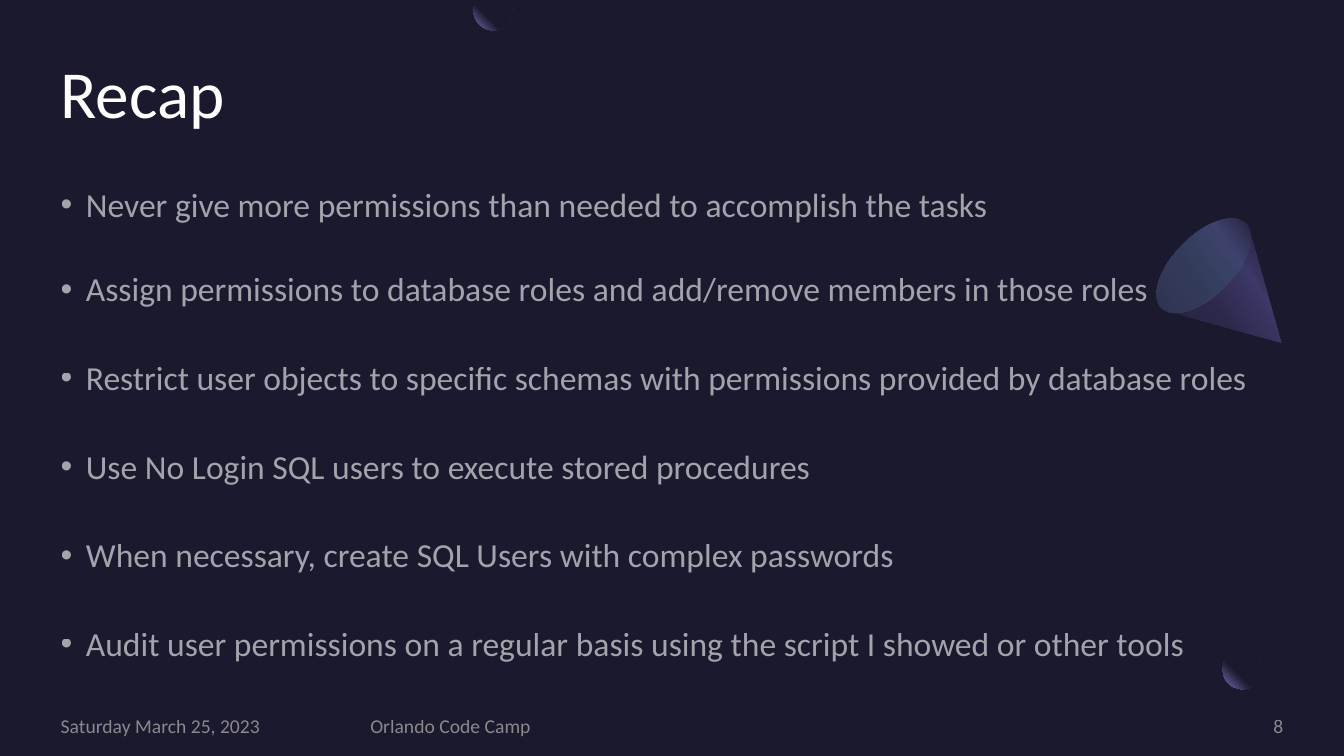
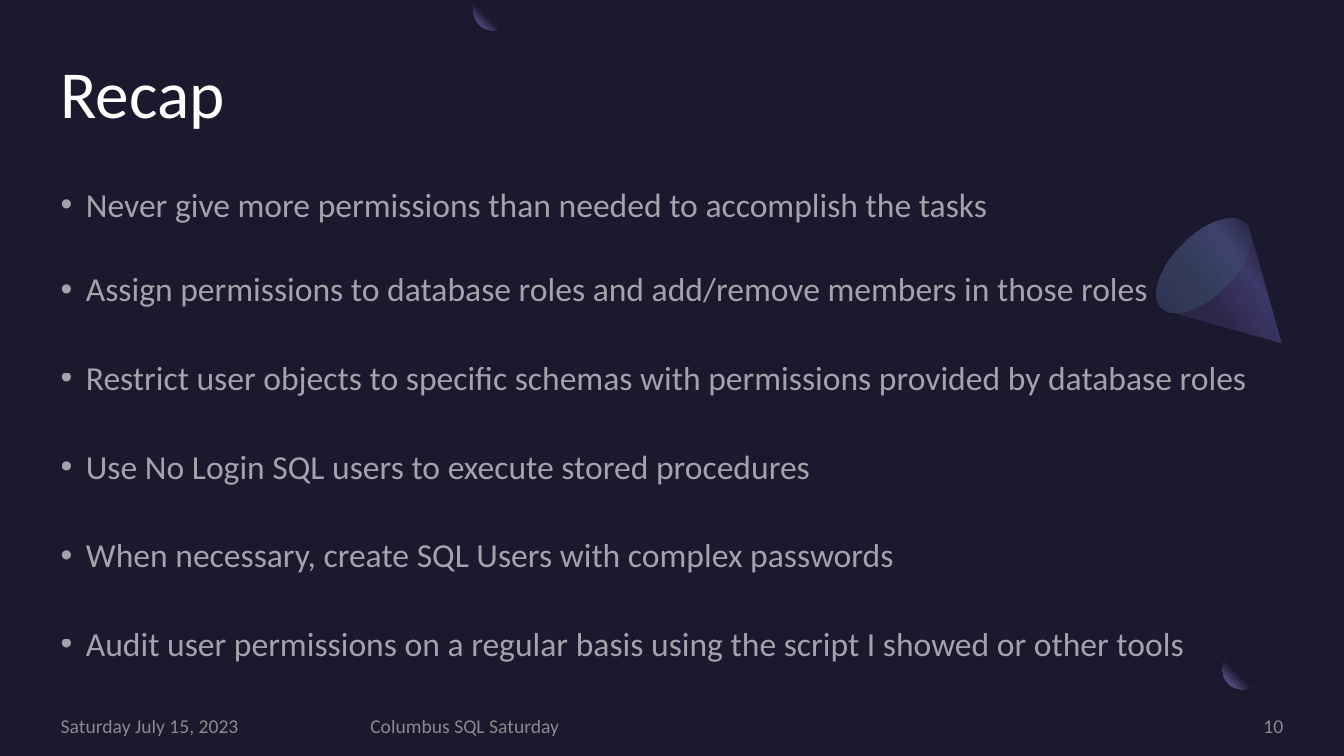
Before and after one commit to JoeKunk/SQL-Server-Security, a slide deck: slide 10 of 2023-07-Columbus/2023-07 SQL Server Security Columbus Version.pptx (slide 8 before the commit). Drawn at 1344x756 pixels with LibreOffice and Linux fonts; fonts in the diff are those of the drawing. Boxes give left, top, right and bottom in pixels: in the first picture for what was removed or moved away, otherwise in the second. Text is boxed around its words. In the diff, an @@ line names an element or a change of style, - is before the commit and + after.

Commit message:
Updated slides for Columbus
Added other security practices

```diff
--- a/2023-07-Columbus/2023-07 SQL Server Security Columbus Version.pptx
+++ b/2023-07-Columbus/2023-07 SQL Server Security Columbus Version.pptx
@@ text at <box>61,720,239,736</box>: text changed @@
-Saturday March 25, 2023
+Saturday July 15, 2023
@@ text at <box>370,720,559,736</box>: text changed @@
-Orlando Code Camp
+Columbus SQL Saturday
@@ page number at <box>1263,720,1283,733</box>: text changed @@
-8
+10
```
Also in this commit, not shown: 9 other slides changed, 2 slides added, 1 other file.
